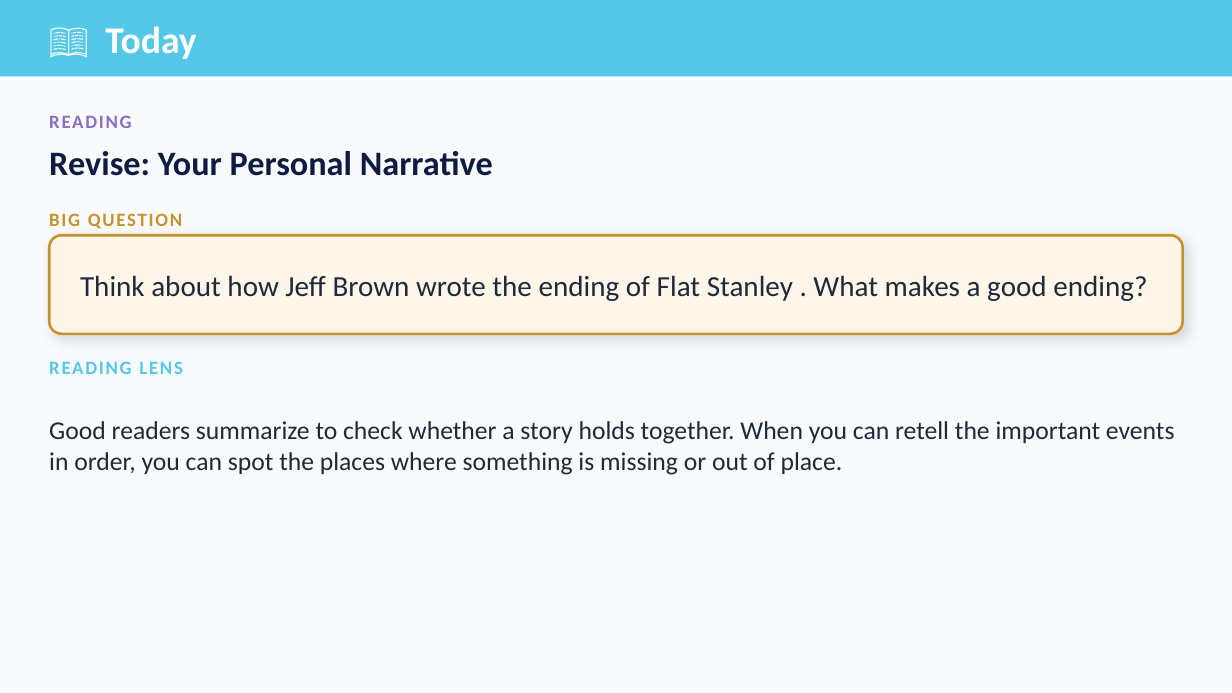
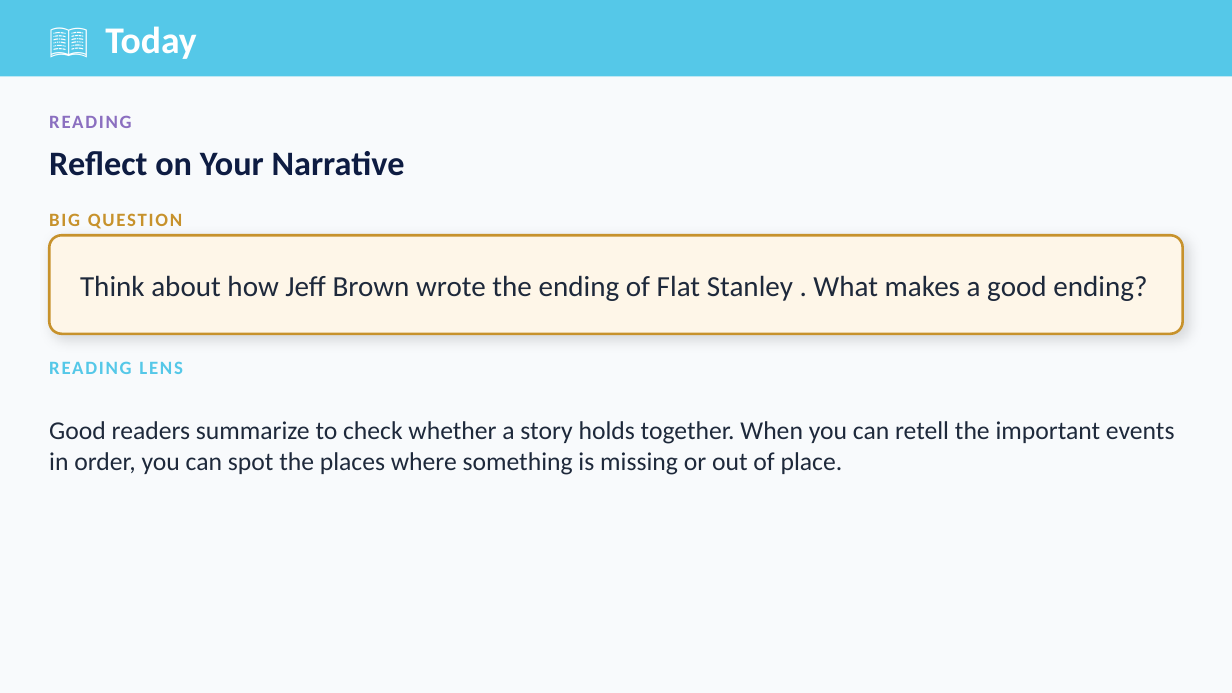
Before and after one commit to optimaondemand/optima-3rd-ela, a slide deck: slide 6 of Planning docs/Slides/lesson-5-2-teacher-slides.pptx. Drawn at 1232x693 pixels with LibreOffice and Linux fonts; fonts in the diff are those of the drawing. Boxes give left, top, right and bottom in pixels: in the first picture for what was removed or moved away, otherwise in the second. Text is boxed around its words. In the diff, an @@ line names an element or a change of style, - is before the commit and + after.

```diff
--- a/Planning docs/Slides/lesson-5-2-teacher-slides.pptx
+++ b/Planning docs/Slides/lesson-5-2-teacher-slides.pptx
@@ text at <box>49,151,405,176</box>: text changed @@
-Revise: Your Personal Narrative
+Reflect on Your Narrative
```
Also in this commit, not shown: 2 other slides changed, 16 other files.
